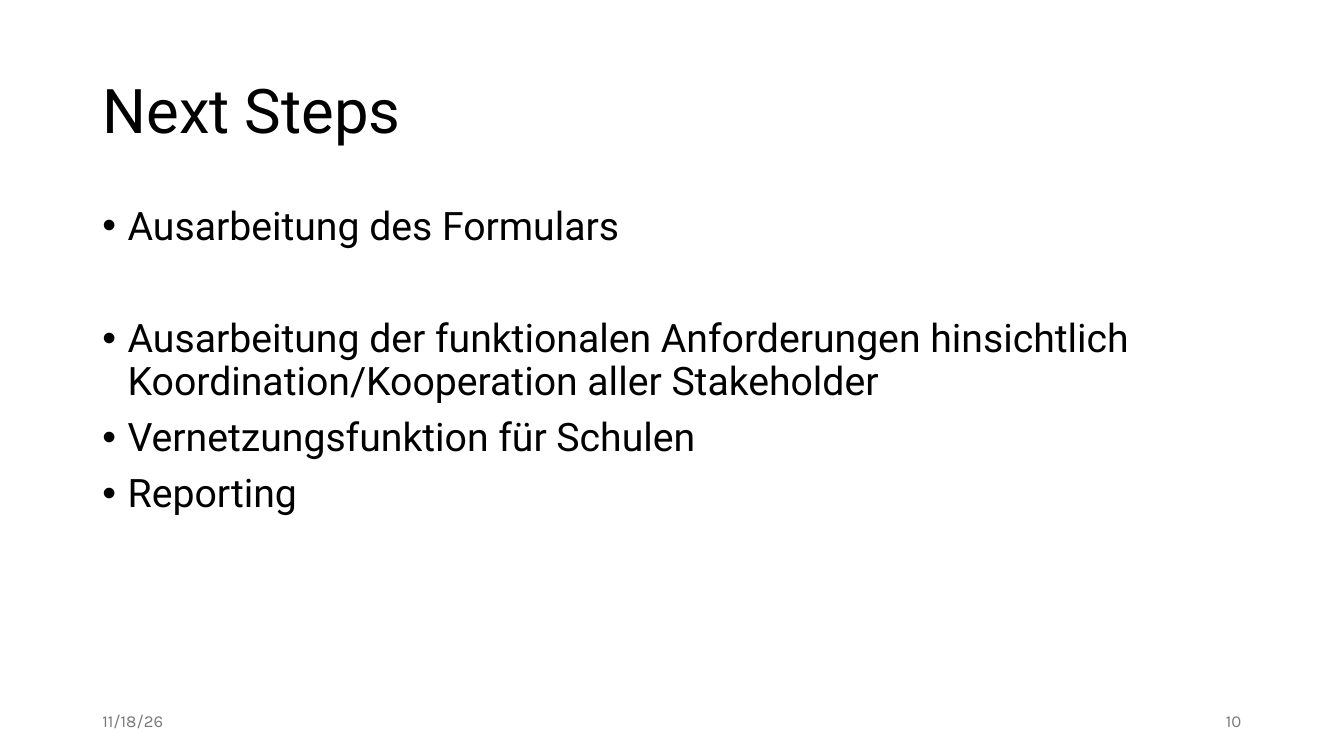
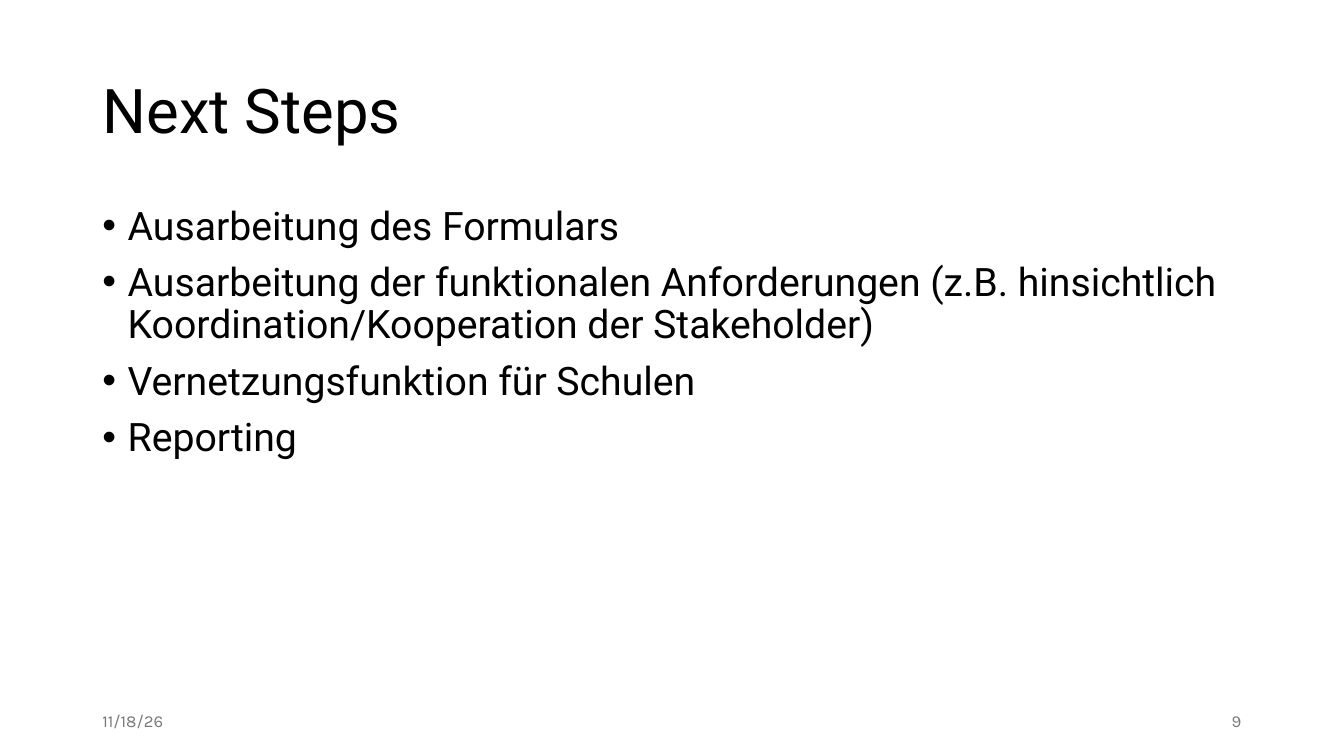
Before and after one commit to edgar-treischl/dash-zhv, a slide deck: slide 9 of docs/zhv_intro.pptx (slide 10 before the commit). Drawn at 1344x756 pixels with LibreOffice and Linux fonts; fonts in the diff are those of the drawing. Boxes give left, top, right and bottom in pixels: in the first picture for what was removed or moved away, otherwise in the second. Text is boxed around its words. In the diff, an @@ line names an element or a change of style, - is before the commit and + after.

```diff
--- a/docs/zhv_intro.pptx
+++ b/docs/zhv_intro.pptx
@@ text at bbox=[128, 265, 1216, 347]: text changed @@
-• Ausarbeitung der funktionalen Anforderungen hinsichtlich Koordination/Kooperation aller Stakeholder
+• Ausarbeitung der funktionalen Anforderungen (z.B. hinsichtlich Koordination/Kooperation der Stakeholder)
@@ page number at bbox=[1232, 716, 1242, 727]: text changed @@
-10
+9
```
Also in this commit, not shown: 7 other slides changed, 1 slide removed.
